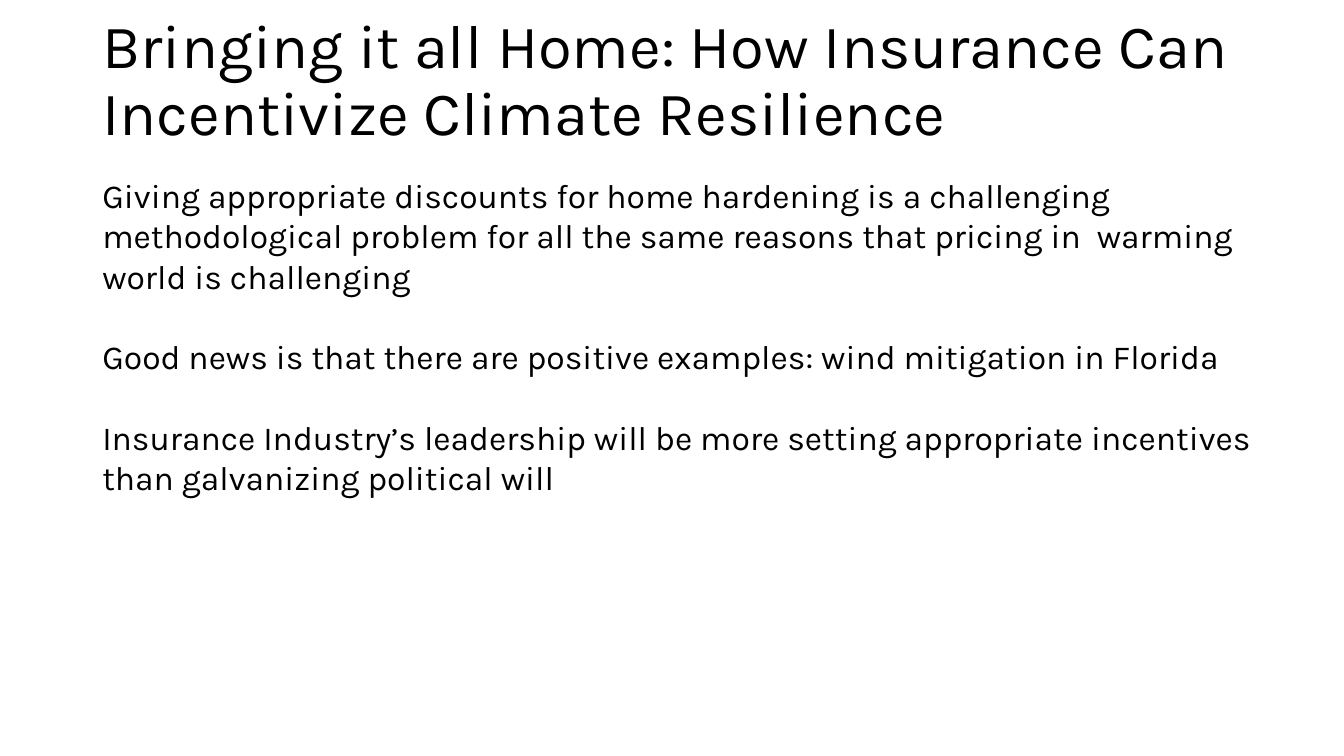
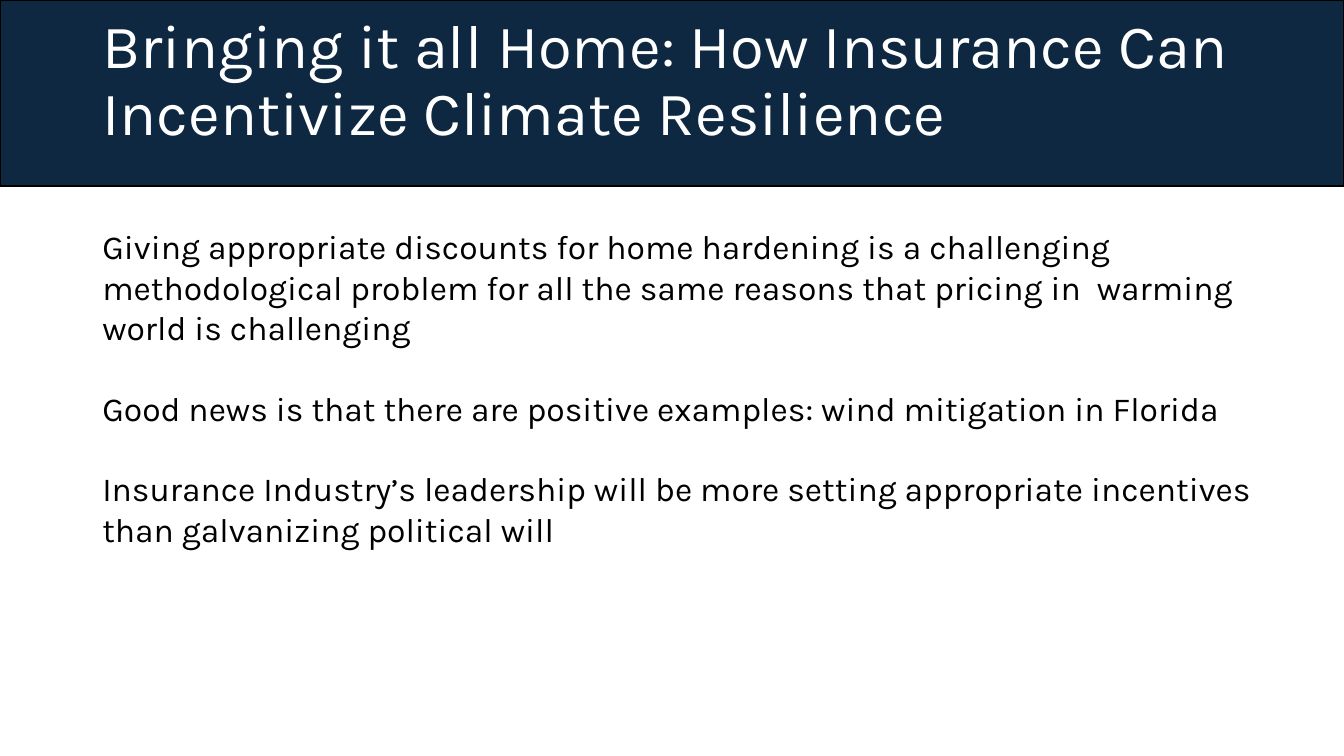
Before and after one commit to lou-weimer/insurance_lecture, a slide deck: slide 26 of Draft 1.pptx. Drawn at 1344x756 pixels with LibreOffice and Linux fonts; fonts in the diff are those of the drawing. Boxes give left, top, right and bottom in pixels: in the first picture for what was removed or moved away, otherwise in the second. Text is boxed around its words. In the diff, an @@ line names an element or a change of style, - is before the commit and + after.

```diff
--- a/Draft 1.pptx
+++ b/Draft 1.pptx
@@ rectangle added at (x1=0, y1=0, x2=1344, y2=187), fill #0E2841, outline #000000 1.5 pt @@
@@ title "Bringing it all Home: How ..." at (x1=102, y1=25, x2=1228, y2=136): text colour #000000 to #FFFFFF @@
@@ text "Giving appropriate discounts for home ..." moved from (x1=102, y1=185, x2=1251, y2=459) to (x1=102, y1=236, x2=1251, y2=510) @@
```
Also in this commit, not shown: 32 other slides changed.
